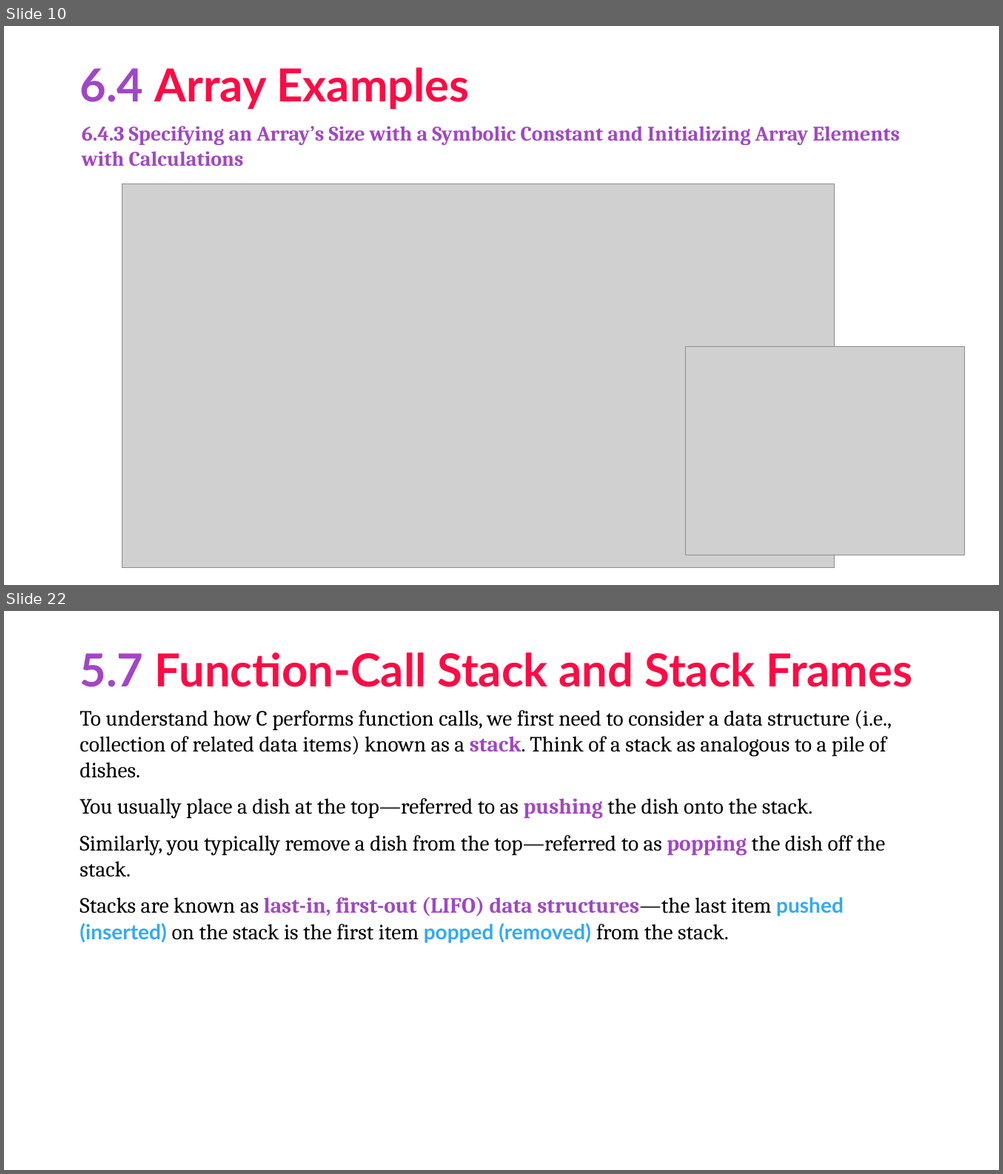
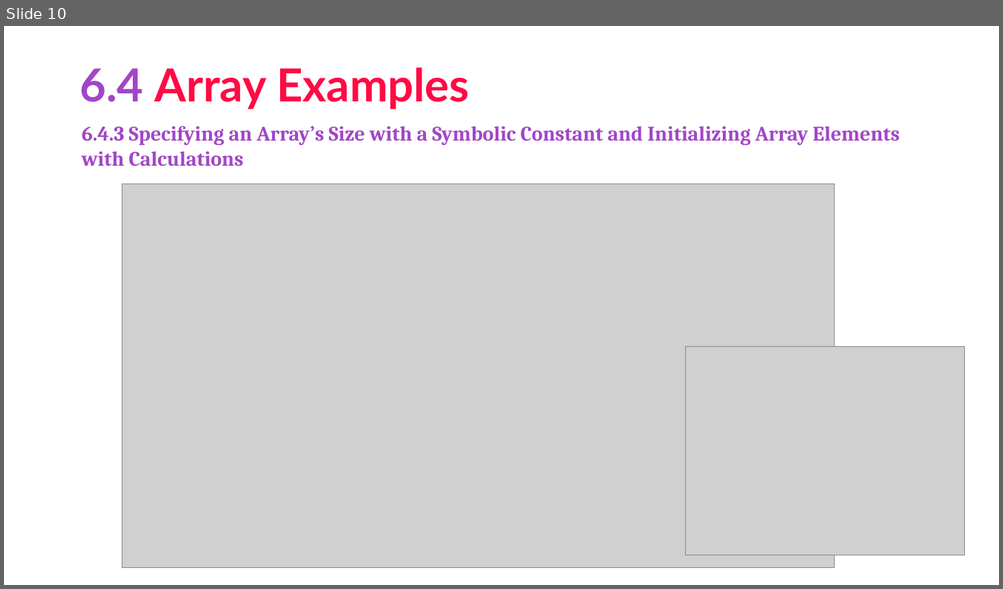
Before and after one commit to asimriaz/FOP, a slide deck: Chapter 6.pptx. Shown one above the other, each under a label of ours: slides 10 and 22 before the commit, slide 10 after it; the slides between them are not shown. The pictures are 1003x1174 and 1003x589 pixels, drawn with LibreOffice and Linux fonts; fonts in the diff are those of the drawing; grey boxes stand for pictures; background and template pictures are left out. Boxes give left, top, right and bottom in pixels: in the first picture for what was removed or moved away, otherwise in the second. Text is boxed around its words. In the diff, an @@ line names an element or a change of style, - is before the commit and + after.

```diff
--- a/Chapter 6.pptx
+++ b/Chapter 6.pptx
@@ slide 22 removed at (4, 611, 999, 1170), background #FFFFFF @@
@@ title removed at (79, 652, 913, 687) @@
-5.7 Function-Call Stack and Stack Frames
@@ text removed at (79, 710, 891, 943) @@
-To understand how C performs function calls, we first need to consider a data structure (i.e., collection of related data items) known as a stack. Think of a stack as analogous to a pile of dishes.
-You usually place a dish at the top—referred to as pushing the dish onto the stack.
-Similarly, you typically remove a dish from the top—referred to as popping the dish off the stack.
-Stacks are known as last-in, first-out (LIFO) data structures—the last item pushed (inserted) on the stack is the first item popped (removed) from the stack.
```
Also in this commit, not shown: 2 slides changed, 7 slides added, 23 other slides removed.
